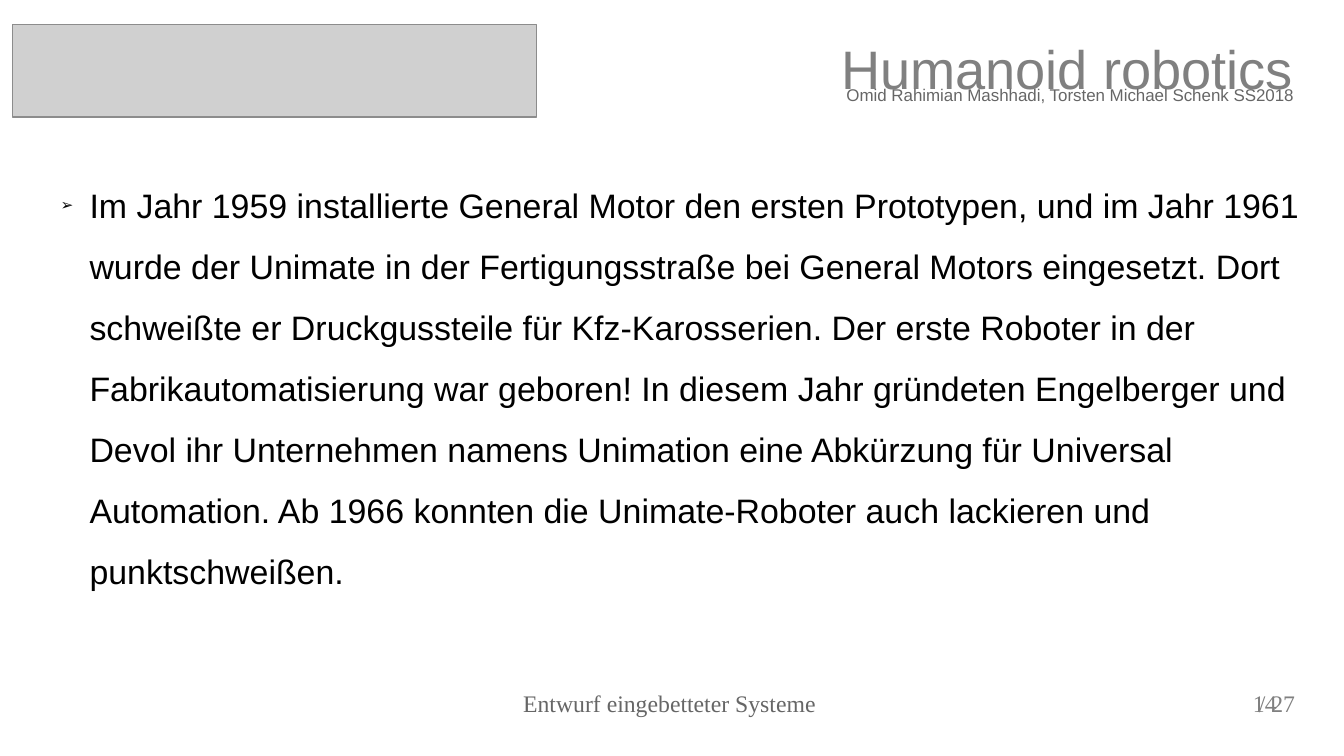
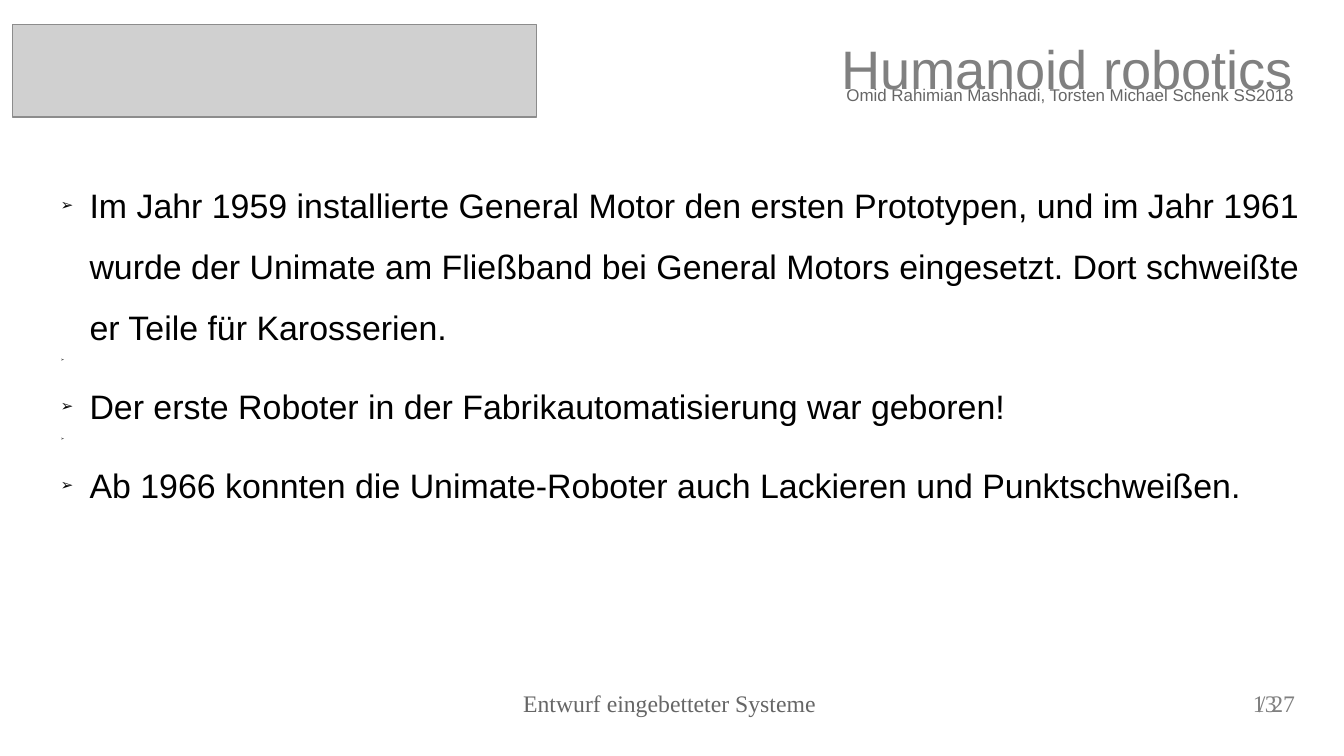
Before and after one commit to torstenschenk/beuth-avatar-ss2018, a slide deck: slide 13 of Presentation/HumanoidRobotic.odp (slide 14 before the commit). Drawn at 1344x756 pixels with LibreOffice and Linux fonts; fonts in the diff are those of the drawing; grey boxes stand for pictures. Boxes give left, top, right and bottom in pixels: in the first picture for what was removed or moved away, otherwise in the second. Text is boxed around its words. In the diff, an @@ line names an element or a change of style, - is before the commit and + after.

Commit message:
update

```diff
--- a/Presentation/HumanoidRobotic.odp
+++ b/Presentation/HumanoidRobotic.odp
@@ text at (90, 193, 1299, 499): text changed @@
-➢ Im Jahr 1959 installierte General Motor den ersten Prototypen, und im Jahr 1961 wurde der Unimate in der Fertigungsstraße bei General Motors eingesetzt. Dort schweißte er Druckgussteile für Kfz-Karosserien. Der erste Roboter in der Fabrikautomatisierung war geboren! In diesem Jahr gründeten Engelberger und Devol ihr Unternehmen namens Unimation eine Abkürzung für Universal Automation. Ab 1966 konnten die Unimate-Roboter auch lackieren und punktschweißen.
+➢ Im Jahr 1959 installierte General Motor den ersten Prototypen, und im Jahr 1961 wurde der Unimate am Fließband bei General Motors eingesetzt. Dort schweißte er Teile für Karosserien.
+➢ Der erste Roboter in der Fabrikautomatisierung war geboren!
+➢ Ab 1966 konnten die Unimate-Roboter auch Lackieren und Punktschweißen.
@@ page number at (1253, 696, 1277, 712): text changed @@
-14
+13
```
Also in this commit, not shown: 9 other slides changed.
